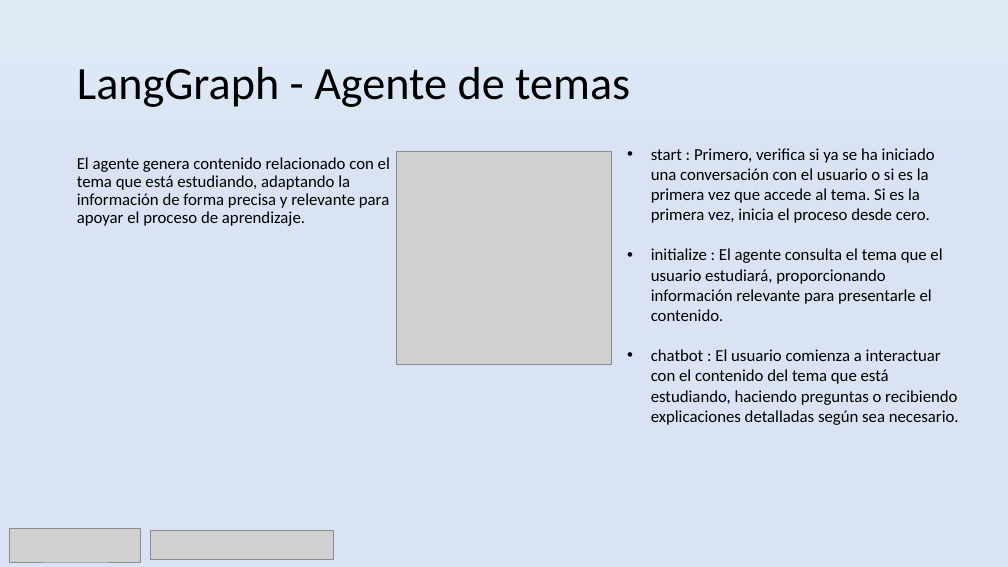
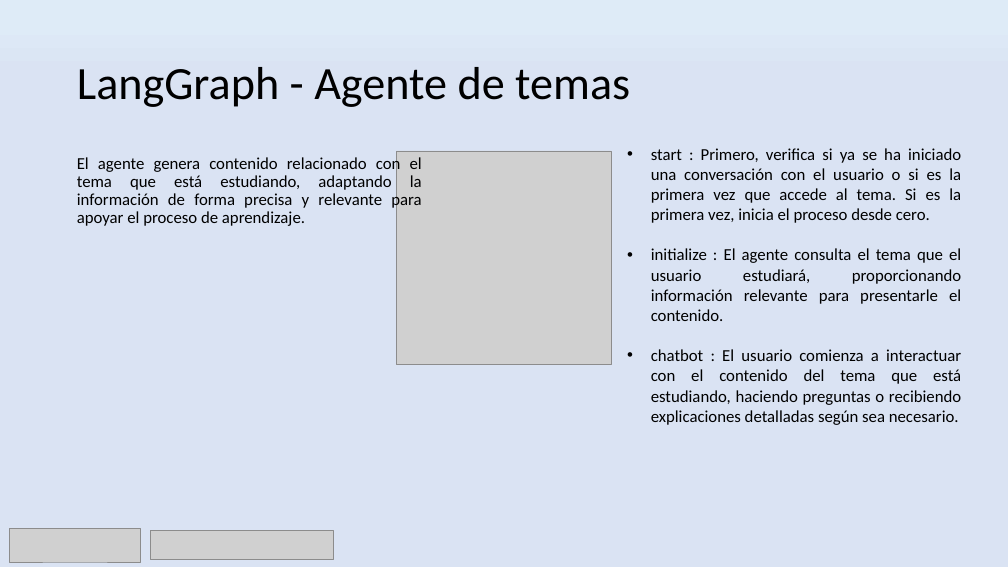
Before and after one commit to dsantafe/AIJobCoaches, a slide deck: slide 11 of docs/Slide.pptx. Drawn at 1008x567 pixels with LibreOffice and Linux fonts; fonts in the diff are those of the drawing; grey boxes stand for pictures. Boxes give left, top, right and bottom in pixels: in the first picture for what was removed or moved away, otherwise in the second. Text is boxed around its words. In the diff, an @@ line names an element or a change of style, - is before the commit and + after.

```diff
--- a/docs/Slide.pptx
+++ b/docs/Slide.pptx
@@ text "start : Primero, verifica si ..." at box(651, 148, 961, 425): alignment left to justified @@
@@ text "El agente genera contenido relacionado ..." at box(77, 155, 422, 226): alignment left to justified @@
```
Also in this commit, not shown: 14 other slides changed, 37 other files.
